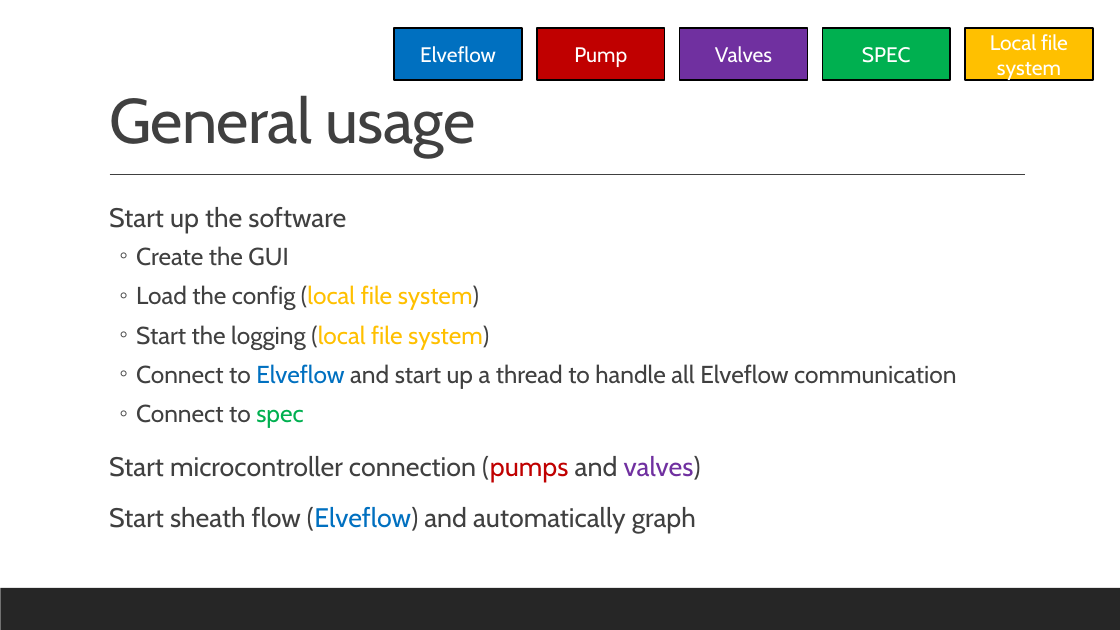
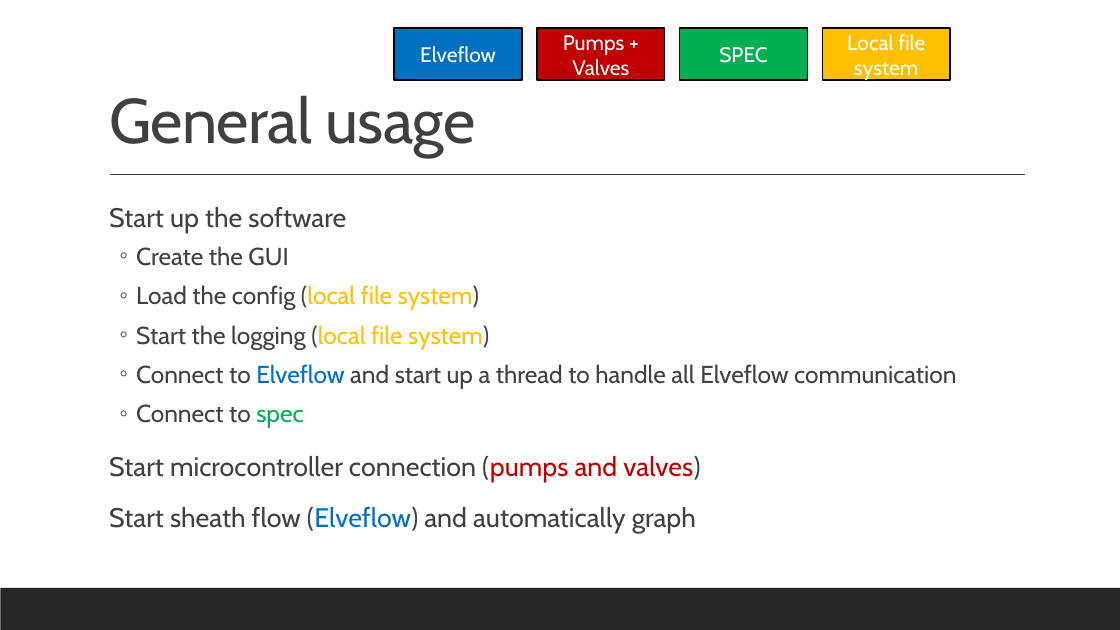
Before and after one commit to mathmauney/SAXSControl, a slide deck: slide 4 of Documentation.pptx (slide 3 before the commit). Drawn at 1120x630 pixels with LibreOffice and Linux fonts; fonts in the diff are those of the drawing. Boxes give left, top, right and bottom in pixels: in the first picture for what was removed or moved away, otherwise in the second. Text is boxed around its words. In the diff, an @@ line names an element or a change of style, - is before the commit and + after.

```diff
--- a/Documentation.pptx
+++ b/Documentation.pptx
@@ rectangle "Pumps + Valves" moved from (x1=680, y1=29, x2=807, y2=81) to (x1=537, y1=29, x2=665, y2=81) @@
@@ rectangle "Pumps + Valves" at (x1=537, y1=29, x2=665, y2=81): fill #7030A0 to #C00000 @@
@@ rectangle removed at (x1=537, y1=29, x2=665, y2=81) @@
-Pump
@@ rectangle "SPEC" moved from (x1=823, y1=29, x2=950, y2=81) to (x1=680, y1=29, x2=807, y2=81) @@
@@ rectangle "Local file system" moved from (x1=965, y1=29, x2=1093, y2=81) to (x1=823, y1=29, x2=950, y2=81) @@
@@ text in rectangle at (x1=563, y1=35, x2=629, y2=81): text changed @@
-Valves
+Pumps + Valves
@@ text at (x1=109, y1=456, x2=700, y2=482): text colour #404040 to #C00000 in "and"; text colour #7030A0 to #C00000 in "valves)" @@
```
Also in this commit, not shown: 3 other slides changed, 20 slides added, 3 other files.
